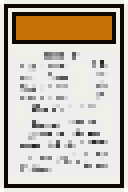
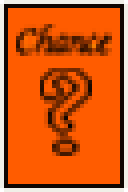
Layers edited between the first and the second 128 × 192 image:
added layer "Layer 21" above "Group 2" over left=8, top=8, right=120, bottom=184
added group "Group 2" with 2 layers above "Group 3" over left=8, top=8, right=120, bottom=184
added layer "Layer 15" in group "Group 2" over left=8, top=8, right=120, bottom=184
moved "Group 1" into group "Group 3" over left=16, top=16, right=112, bottom=80
hid "Layer 13" over left=16, top=16, right=112, bottom=40
hid "Layer 12" over left=16, top=16, right=112, bottom=40
hid "Layer 11" over left=16, top=16, right=112, bottom=40
hid "Layer 10" over left=16, top=16, right=112, bottom=40
hid "Layer 9" over left=16, top=16, right=112, bottom=40
hid "Layer 8" over left=16, top=16, right=112, bottom=40
hid "Layer 7" over left=16, top=16, right=112, bottom=40
moved "Layer 3" into group "Group 3" over left=12, top=52, right=116, bottom=176
moved "Layer 1" into group "Group 3" over left=8, top=8, right=120, bottom=184
